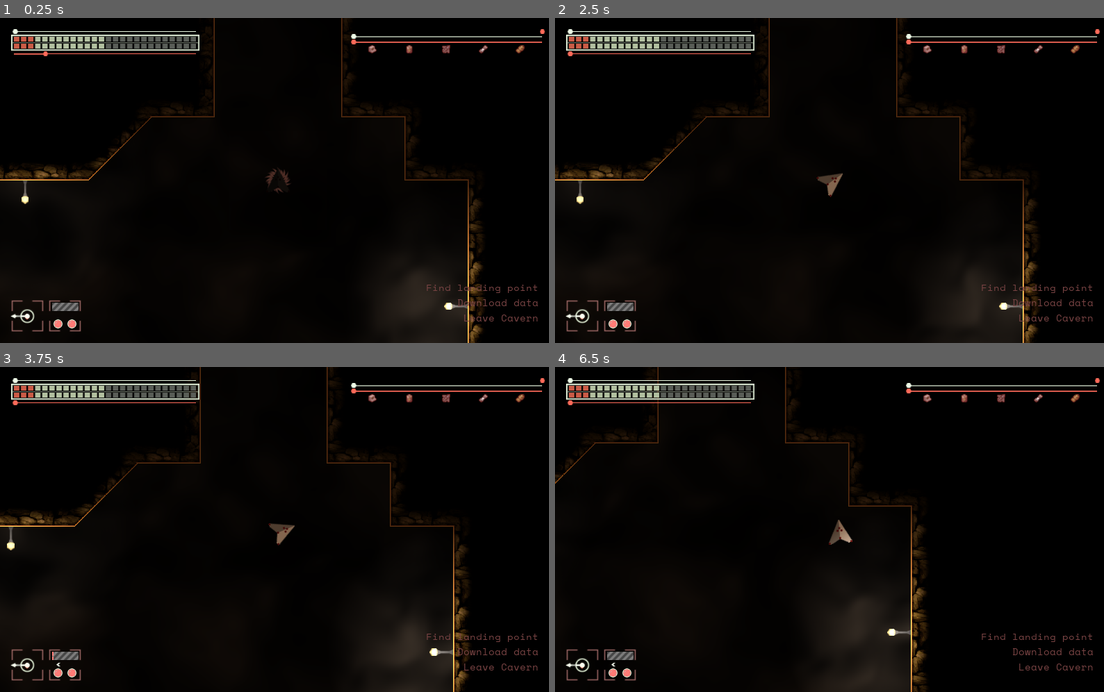
Above: before the commit, frames 1-4 (two rows, left to right).
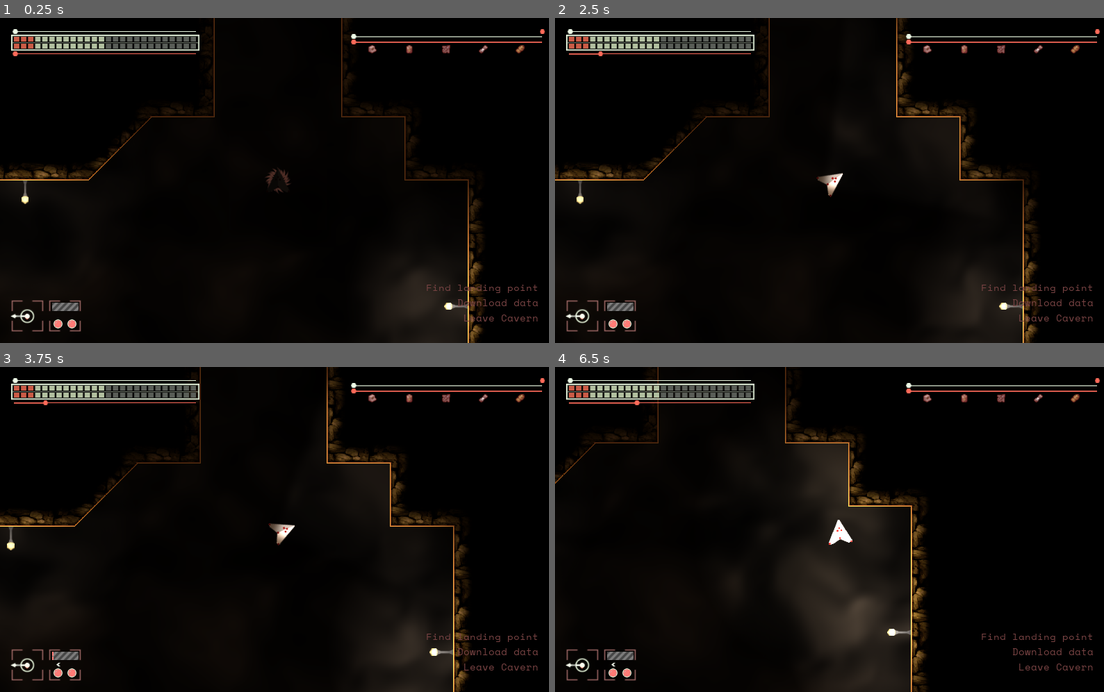
Above: after the commit, the same moments.

Repository: maximinus/scheme7
Game: Godot game, scene res://scenes/World.tscn
Same seed, same stepped clock (60 frames per second), same inputs: the game is played once before the commit and once after it. Sound files missing from this copy of the repository are replaced by a short silence.
Inputs:
- Up to frame 1 (0.25 s): no input
- Up to frame 2 (2.5 s): tap Enter (Enter) at 0.5, 2.1 s; hold D (RightTurn) 0.53-1.28 s; tap K (FullBeam) at 0.6, 1.55 s; tap L (Lights) at 0.8, 1.35, 2.3 s; tap Space (FireLaser) at 1.25 s; hold M (download) 1.28-2.03 s; hold D (RightTurn) from 2.03 s (still down)
- Up to frame 3 (3.75 s): release D (RightTurn) at 2.78 s; hold W (Thrust) 2.78-3.53 s; tap Space (FireLaser) at 2.85 s; tap K (FullBeam) at 3.05, 3.6 s; hold A (LeftTurn) from 3.53 s (still down)
- Up to frame 4 (6.5 s): tap L (Lights) at 3.8, 4.35, 5.3, 5.85 s; tap K (FullBeam) at 4.55, 5.1, 6.05 s; release A (LeftTurn) at 5.03 s; hold M (download) 5.03-5.78 s; hold D (RightTurn) from 5.78 s (still down)

The runs differ from the first frame. In frame 1, less than 0.1% of the frame differs, in the area x 2-9%, y 10-12%; in frame 2, 1.0%; in frame 3, 1.1%; in frame 4, 5.7%, in the area x 2-68%, y 10-83%.
Error before the commit: Invalid get index 'LIGHT_STATUS' (on base: 'Node (globals.gd)'). (res://scenes/Player/Player.gd:139)

Commit message:
Fixed an issue with light drain not calculated correctly

Diff:
--- a/Scheme7/code/ship/battery_charge.gd
+++ b/Scheme7/code/ship/battery_charge.gd
@@ -43,7 +43,7 @@
 
 func update(delta) -> void:
 	drain = 0
-	if status == LIGHT_STATUS.Off:
+	if status != LIGHT_STATUS.Off:
 		charge -= (LIGHT_COST * delta)
 		drain += LIGHT_COST
 		if fullbeam == true:
--- a/Scheme7/scenes/Player/Player.gd
+++ b/Scheme7/scenes/Player/Player.gd
@@ -136,10 +136,10 @@
 
 	if Input.is_action_just_pressed('Lights'):
 		var current_status = ship.battery.cycleLights()
-		if current_status == Globals.LIGHT_STATUS.Normal:
+		if current_status == BatteryCharge.LIGHT_STATUS.Normal:
 			$LHNormal.visible = true
 			$LCNormal.visible = false
-		elif current_status == Globals.LIGHT_STATUS.Circle:
+		elif current_status == BatteryCharge.LIGHT_STATUS.Circle:
 			$LHNormal.visible = false
 			$LCNormal.visible = true
 		else:
@@ -149,7 +149,7 @@
 
 	if Input.is_action_just_pressed('FullBeam'):
 		# if lights are off, ignore
-		if ship.battery.status == Globals.LIGHT_STATUS.Off:
+		if ship.battery.status == BatteryCharge.LIGHT_STATUS.Off:
 			return
 		var energy: float = ship.battery.getFullbeam()
 		$LCNormal.energy = energy
